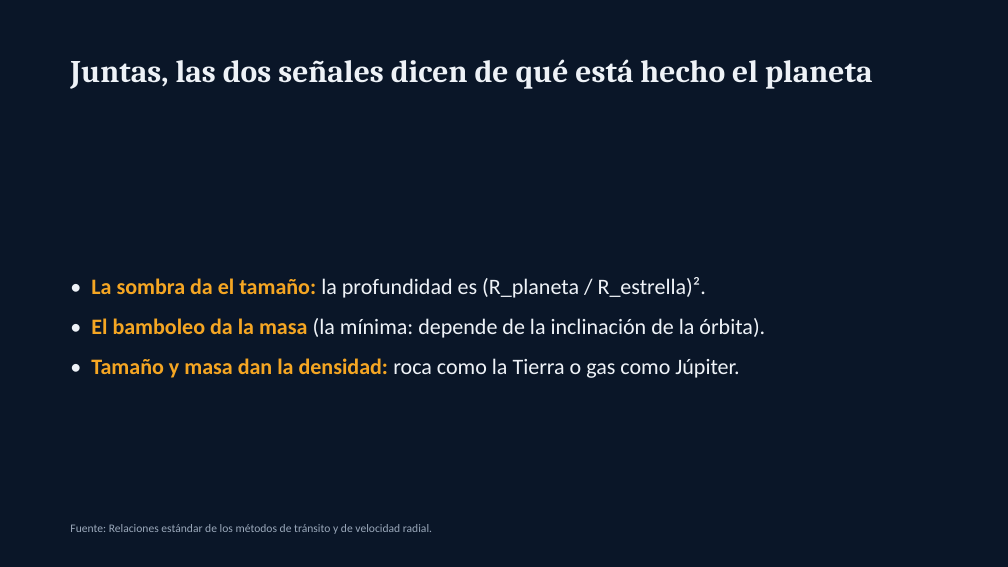
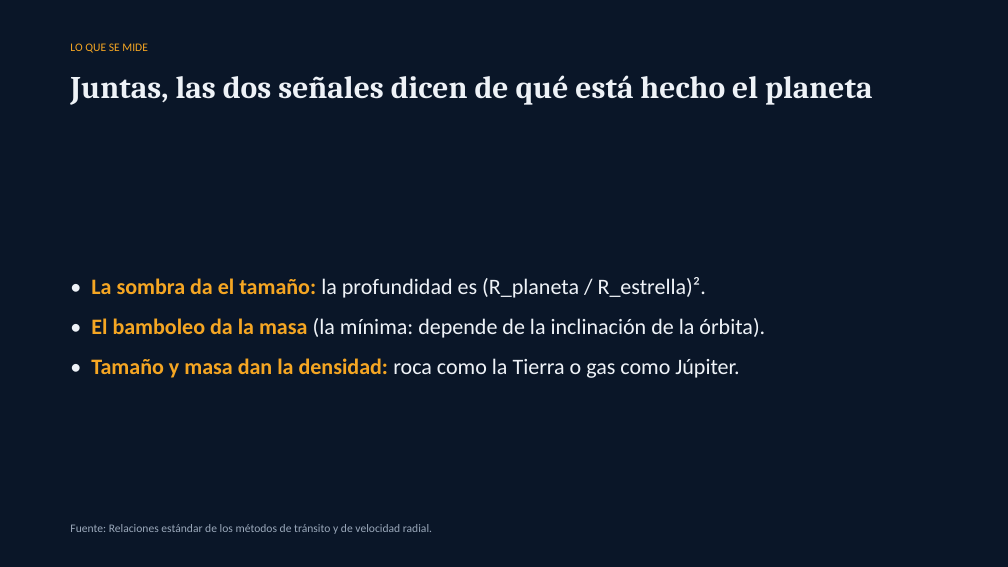
Before and after one commit to jpcastillo714/presentation-kit, a slide deck: slide 5 of examples/exoplanets/exoplanets.es.pptx. Drawn at 1008x567 pixels with LibreOffice and Linux fonts; fonts in the diff are those of the drawing. Boxes give left, top, right and bottom in pixels: in the first picture for what was removed or moved away, otherwise in the second. Text is boxed around its words. In the diff, an @@ line names an element or a change of style, - is before the commit and + after.

```diff
--- a/examples/exoplanets/exoplanets.es.pptx
+++ b/examples/exoplanets/exoplanets.es.pptx
@@ text added at [70,43,148,53], 11 pt, text #F5A623 @@
+LO QUE SE MIDE
@@ text "Juntas, las dos señales dicen ...": place and size @@
-text "Juntas, las dos señales dicen ..." at [70,59,873,89]
+text "Juntas, las dos señales dicen ..." at [70,75,873,105]
```
Also in this commit, not shown: 6 other slides changed, 50 other files.
